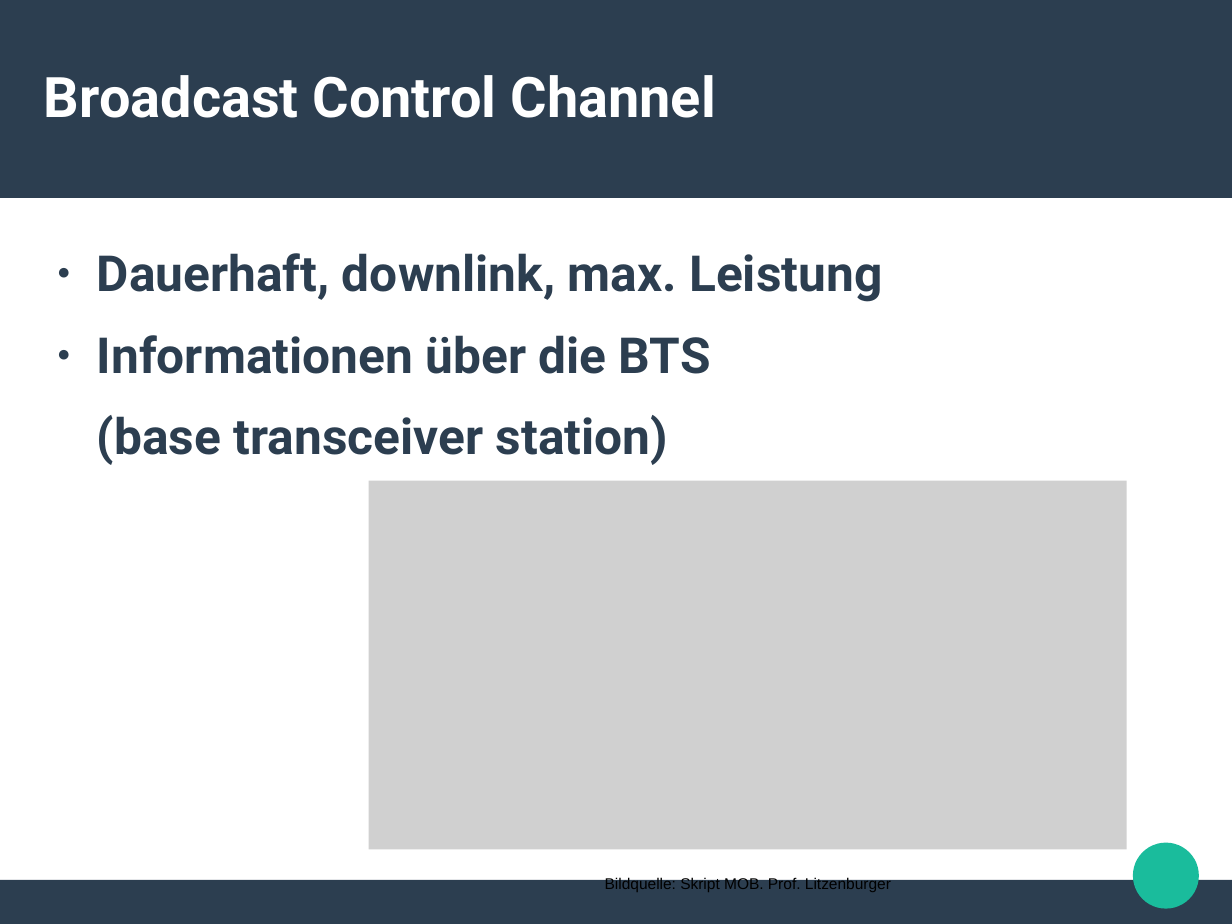
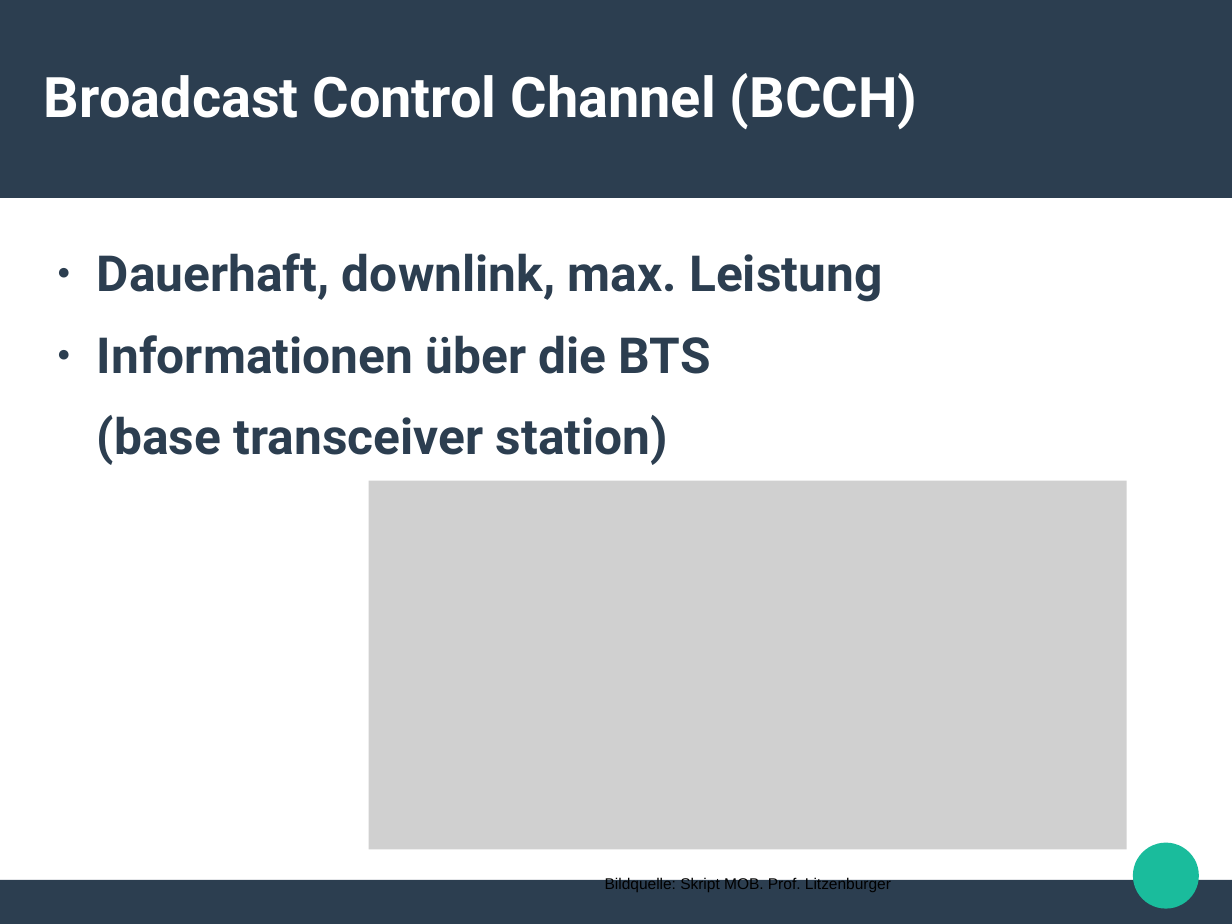
Before and after one commit to ookk2011/GrGsm-Gui, a slide deck: slide 4 of Präsentation_Projektarbeit.odp. Drawn at 1232x924 pixels with LibreOffice and Linux fonts; fonts in the diff are those of the drawing; grey boxes stand for pictures. Boxes give left, top, right and bottom in pixels: in the first picture for what was removed or moved away, otherwise in the second. Text is boxed around its words. In the diff, an @@ line names an element or a change of style, - is before the commit and + after.

Commit message:
spelling

```diff
--- a/Präsentation_Projektarbeit.odp
+++ b/Präsentation_Projektarbeit.odp
@@ title at (44,73,918,129): text changed @@
-Broadcast Control Channel
+Broadcast Control Channel (BCCH)
```
